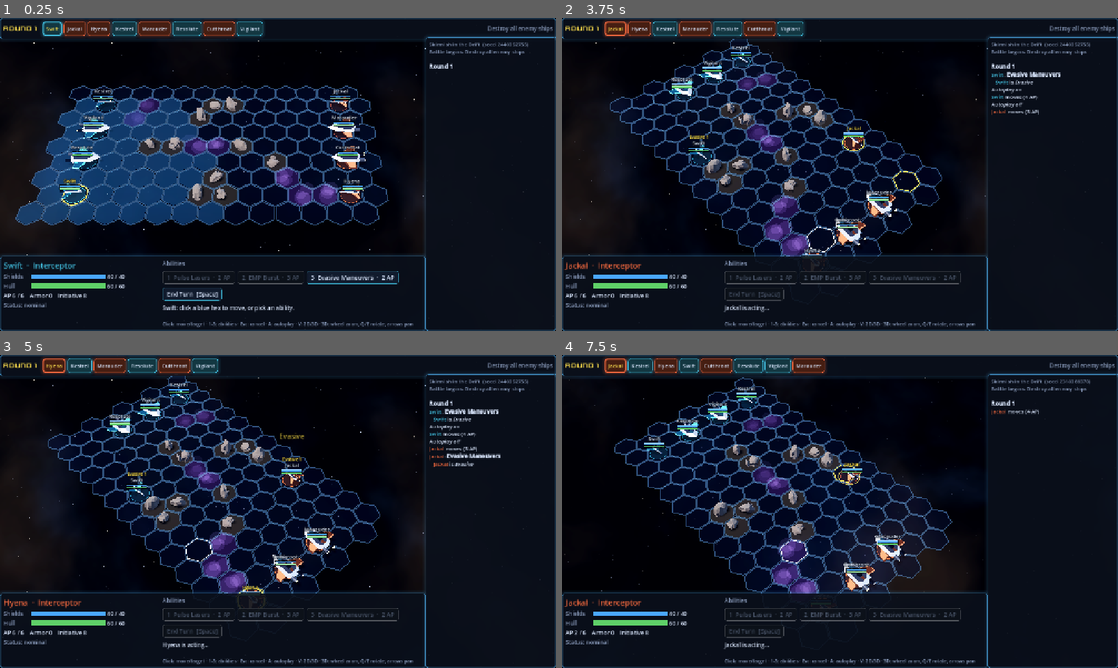
Above: before the commit, frames 1-4 (two rows, left to right).
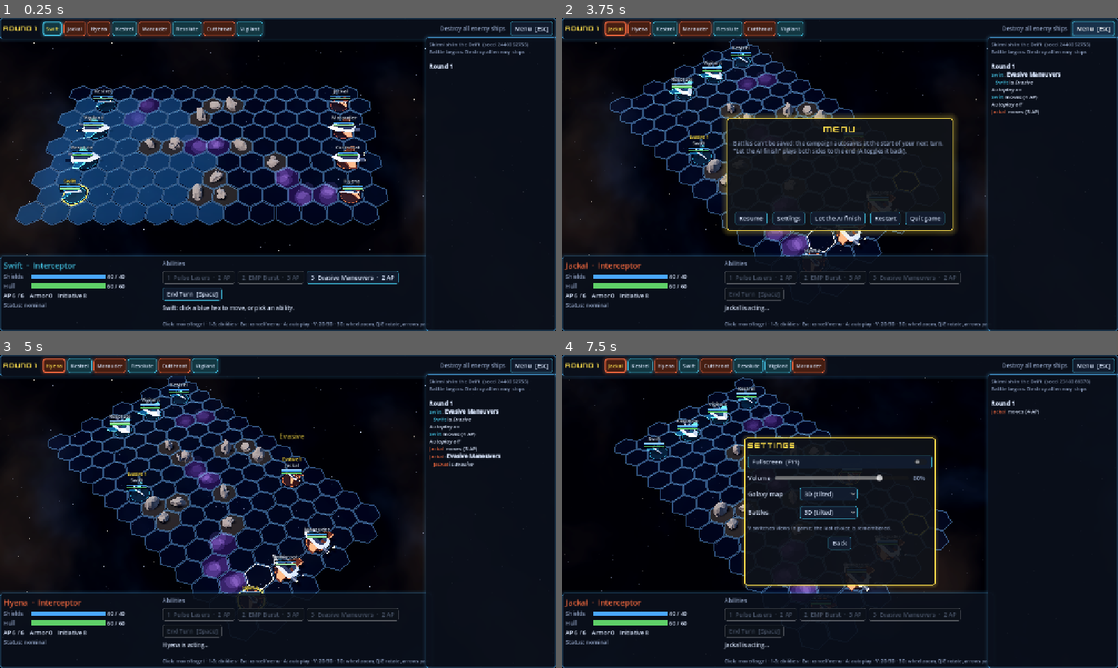
Above: after the commit, the same moments.

Repository: jamesedchristie/space-homm
Game: Godot game, scene res://src/presentation/tactical/battle_screen.tscn
The game is run twice, just before and just after one commit, with the same random seed, the same clock (stepped at 60 frames per second) and the same inputs. This scene is started directly instead of the project's main scene.
Inputs (mouse positions are in pixels of both pictures, inside the frame that each line leads up to):
- Up to frame 1 (0.25 s): no input
- Up to frame 2 (3.75 s): click "3 Evasive Maneuvers · 2 AP" at 0.5 s; tap A at 1.25, 2 s; move the mouse to (962, 158) at 1.27 s; hold Right 1.28-2 s; tap E at 1.35 s; click (962, 158) at 1.42 s; tap Space at 1.52 s; drag from (728, 190) to (812, 237) at 2.02 s; click "End Turn [Space]" at 2.75 s; click (1095, 27) at 3.5 s, where only the run after the commit has a clickable "Menu [Esc]"
- Up to frame 3 (5 s): click (189, 555) at 4.25 s, where only the run after the commit has a clickable "Resume"
- Up to frame 4 (7.5 s): tap Enter at 5 s; move the mouse to (895, 442) at 5.02 s; hold Right 5.03-5.75 s; tap E at 5.1, 6.8 s; drag from (812, 574) to (673, 464) at 5.77 s; move the mouse to (1006, 558) at 6.52 s; hold Left 6.53-7.25 s; tap R at 6.6 s; tap Space at 6.77 s; tap Escape at 7.15 s; click (789, 555) at 7.25 s, where only the run after the commit has a clickable "Settings"

The runs differ from the first frame. In frame 1, 0.5% of the frame differs, in the area x 47-100%, y 1-100%; in frame 2, 7.2%; in frame 3, 0.6%; in frame 4, 7.3%, in the area x 2-100%, y 1-100%.

Commit message:
Add a pause menu to battles
Esc (when not targeting) or the new Menu button opens Resume, Settings,
"Let the AI finish" (autoplay to the end), Restart (standalone battles) and
Quit. The menu uses its own dialog so it never collides with mission story
choices. The settings overlay is now shared by both screens
(SettingsPanel.open_overlay), and a changed battle view applies on close.

Co-Authored-By: Claude Opus 5.5 <noreply@anthropic.com>
Claude-Session: https://claude.ai/code/session_011S8DfbG2VPjJYDMcXDFx8r

Diff:
--- a/src/presentation/shared/settings_panel.gd
+++ b/src/presentation/shared/settings_panel.gd
@@ -4,6 +4,28 @@
 ## save immediately. Used on the title screen and from the in-game menu.
 
 signal closed
+
+
+## Shows the settings in a framed box centred over `parent`. `on_closed` runs
+## after it closes.
+static func open_overlay(parent: Control, on_closed: Callable = Callable()) -> void:
+	var frame := UiKit.panel(Palette.PANEL_BG, Palette.ACTIVE, 2)
+	UiKit.anchor(frame, 0.5, 0.5, 0.5, 0.5, -220, -170, 220, 170)
+	var settings := SettingsPanel.new()
+	settings.closed.connect(func() -> void:
+		frame.queue_free()
+		if on_closed.is_valid():
+			on_closed.call())
+	frame.add_child(settings)
+	parent.add_child(frame)
+
+
+## Whether a settings overlay is open over `parent`.
+static func is_open_in(parent: Control) -> bool:
+	for c in parent.get_children():
+		if c is PanelContainer and not c.is_queued_for_deletion() and c.get_child_count() > 0 and c.get_child(0) is SettingsPanel:
+			return true
+	return false
 
 
 func _ready() -> void:
--- a/src/presentation/strategic/galaxy_hud.gd
+++ b/src/presentation/strategic/galaxy_hud.gd
@@ -92,22 +92,11 @@
 
 ## Settings overlay (from the in-game menu). Emits settings_closed when done.
 func show_settings() -> void:
-	var frame := UiKit.panel(Palette.PANEL_BG, Palette.ACTIVE, 2)
-	frame.custom_minimum_size = Vector2(440, 0)
-	UiKit.anchor(frame, 0.5, 0.5, 0.5, 0.5, -220, -170, 220, 170)
-	var settings := SettingsPanel.new()
-	settings.closed.connect(func() -> void:
-		frame.queue_free()
-		settings_closed.emit())
-	frame.add_child(settings)
-	add_child(frame)
+	SettingsPanel.open_overlay(self, func() -> void: settings_closed.emit())
 
 
 func is_settings_open() -> bool:
-	for c in get_children():
-		if c is PanelContainer and c.get_child_count() > 0 and c.get_child(0) is SettingsPanel:
-			return true
-	return false
+	return SettingsPanel.is_open_in(self)
 
 
 ## Hides the dialog without answering it (e.g. when a game is loaded).
--- a/src/presentation/tactical/battle_hud.gd
+++ b/src/presentation/tactical/battle_hud.gd
@@ -10,6 +10,11 @@
 signal restart_pressed
 ## Answer from the story/choice dialog.
 signal dialog_choice(choice_id: String)
+## Answer from the pause menu (separate from story dialogs).
+signal menu_choice(choice_id: String)
+signal menu_pressed
+## The settings overlay closed.
+signal settings_closed
 
 const TOP_H := 44.0
 const BOTTOM_H := 172.0
@@ -23,6 +28,7 @@
 var _shield_title: Label
 var _hull_title: Label
 var _dialog: DialogPanel
+var _menu: DialogPanel
 var _shield_bar: ProgressBar
 var _shield_value: Label
 var _hull_bar: ProgressBar
@@ -157,6 +163,7 @@
 	top_row.add_child(_order_box)
 	_objective_label = _label("", 13, Palette.TEXT_DIM)
 	top_row.add_child(_objective_label)
+	top_row.add_child(UiKit.button("Menu  [Esc]", func() -> void: menu_pressed.emit()))
 
 	# Bottom panel: unit info + abilities.
 	var bottom := _panel()
@@ -208,7 +215,7 @@
 	_hint_label.autowrap_mode = TextServer.AUTOWRAP_WORD_SMART
 	_hint_label.size_flags_vertical = Control.SIZE_EXPAND_FILL
 	actions.add_child(_hint_label)
-	actions.add_child(_label("Click: move/target · 1-3: abilities · Esc: cancel · A: autoplay · V: 2D/3D · 3D: wheel zoom, Q/E rotate, arrows pan",
+	actions.add_child(_label("Click: move/target · 1-3: abilities · Esc: cancel/menu · A: autoplay · V: 2D/3D · 3D: wheel zoom, Q/E rotate, arrows pan",
 			11, Palette.TEXT_DIM))
 
 	# Combat log.
@@ -244,6 +251,10 @@
 	_dialog.place(480, 280)
 	_dialog.choice_made.connect(func(id: String) -> void: dialog_choice.emit(id))
 	add_child(_dialog)
+	_menu = DialogPanel.new()
+	_menu.place(520, 260)
+	_menu.choice_made.connect(func(id: String) -> void: menu_choice.emit(id))
+	add_child(_menu)
 
 
 ## Story beats and choices from mission triggers. Await `dialog_choice`.
@@ -252,7 +263,20 @@
 
 
 func is_dialog_open() -> bool:
+	return _dialog.is_open() or _menu.is_open() or SettingsPanel.is_open_in(self)
+
+
+## The pause menu. Await `menu_choice`.
+func show_menu(body_bbcode: String, choices: Array[Dictionary]) -> void:
+	_menu.ask("Menu", body_bbcode, choices)
+
+
+func is_story_dialog_open() -> bool:
 	return _dialog.is_open()
+
+
+func show_settings() -> void:
+	SettingsPanel.open_overlay(self, func() -> void: settings_closed.emit())
 
 
 func _bar_row(title: String, color: Color) -> Array:
--- a/src/presentation/tactical/battle_screen.gd
+++ b/src/presentation/tactical/battle_screen.gd
@@ -56,6 +56,12 @@
 	hud.ability_pressed.connect(_on_ability_pressed)
 	hud.end_turn_pressed.connect(_on_end_turn_pressed)
 	hud.restart_pressed.connect(_on_result_button)
+	hud.menu_pressed.connect(_open_menu)
+	hud.settings_closed.connect(func() -> void:
+		# Apply a changed battle view now if nothing is animating.
+		if engine != null and not _busy and (board is BattleBoard3D) != (GameSettings.battle_view == "3d"):
+			_build_board()
+		_refresh())
 	get_viewport().size_changed.connect(_fit_map)
 	start_battle()
 
@@ -487,7 +493,10 @@
 	elif event is InputEventKey and event.pressed and not event.echo:
 		match event.keycode:
 			KEY_ESCAPE:
-				_cancel_targeting()
+				if mode == Mode.TARGET:
+					_cancel_targeting()
+				else:
+					_open_menu()
 			KEY_SPACE, KEY_ENTER, KEY_KP_ENTER:
 				_on_end_turn_pressed()
 			KEY_A:
@@ -547,6 +556,35 @@
 		_refresh()
 
 
+## Esc / Menu button: resume, settings, autoplay, restart or quit.
+func _open_menu() -> void:
+	if engine == null or hud.is_dialog_open():
+		return
+	var choices: Array[Dictionary] = [{"id": "resume", "label": "Resume"}, {"id": "settings", "label": "Settings"}]
+	if not autoplay and not engine.state.is_over:
+		choices.append({"id": "autoplay", "label": "Let the AI finish"})
+	if not is_embedded():
+		choices.append({"id": "restart", "label": "Restart"})
+	if OS.get_name() != "Web":
+		choices.append({"id": "quit", "label": "Quit game"})
+	var body := UiKit.color_tag("Battles can't be saved: the campaign autosaves at the start of your next turn. "
+			+ "\"Let the AI finish\" plays both sides to the end (A toggles it back).", Palette.TEXT_DIM)
+	hud.show_menu(body, choices)
+	var token := _battle_token
+	var choice: String = await hud.menu_choice
+	if token != _battle_token:
+		return
+	match choice:
+		"settings":
+			hud.show_settings()
+		"autoplay":
+			_toggle_autoplay()
+		"restart":
+			start_battle()
+		"quit":
+			get_tree().quit()
+
+
 func _toggle_autoplay() -> void:
 	autoplay = not autoplay
 	mode = Mode.MOVE
